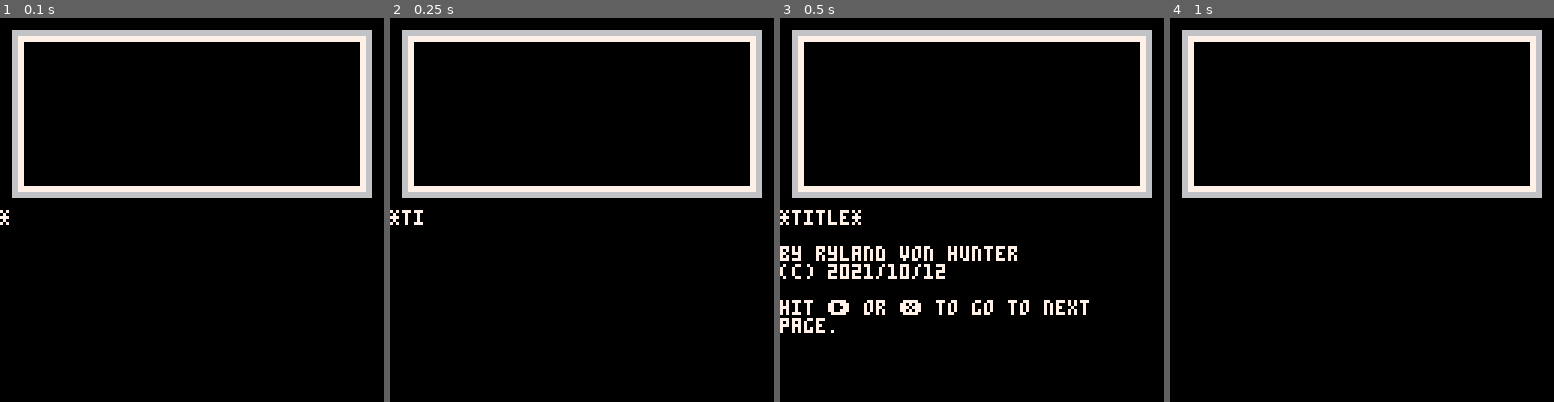
Above: before the commit, frames 1-4 (left to right).
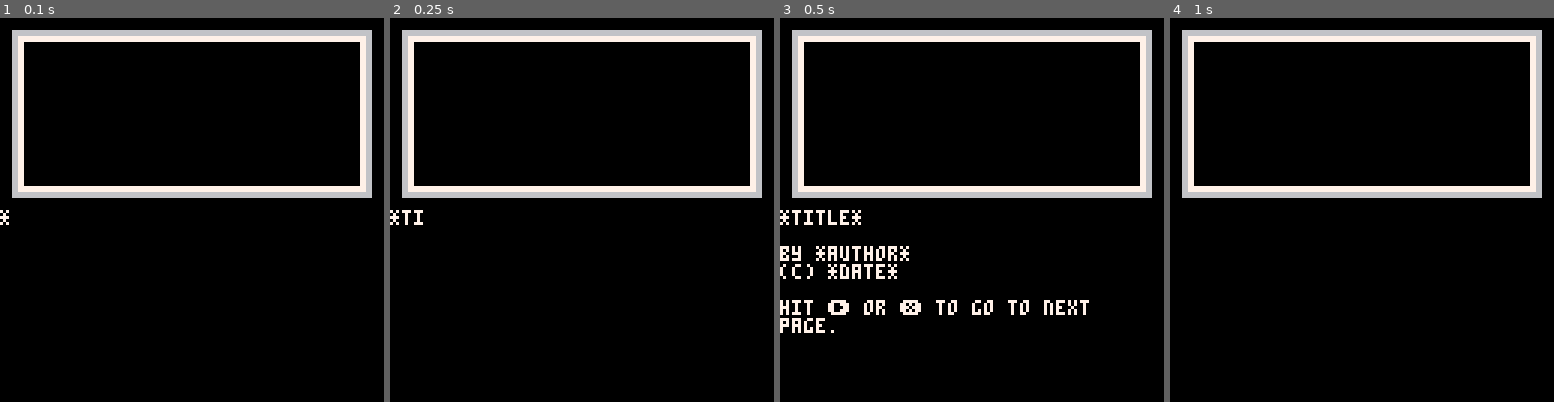
Above: after the commit, the same moments.

Repository: shanecelis/pico-carts
Game: PICO-8 cartridge book-template.p8
Same seed, same stepped clock (60 frames per second), same inputs: the game is played once before the commit and once after it.
Inputs:
- Up to frame 1 (0.1 s): no input
- Up to frame 2 (0.25 s): no input
- Up to frame 3 (0.5 s): tap X (X key) at 0.33 s
- Up to frame 4 (1 s): tap O (Z key) at 0.7 s

Frames 1-2 are identical in both runs. In frame 3, 1.2% of the frame differs, in the area x 9-62%, y 59-68%; in frame 4, nothing differs.

Commit message:
.

Diff:
--- a/book-template.p8
+++ b/book-template.p8
@@ -1,7 +1,7 @@
 pico-8 cartridge // http://www.pico-8.com
 version 33
 __lua__
--- winnie the pooh: sweet bouncin'
+-- book template
 -- by shane celis for my five-year-old daughter ryland von hunter
 
 pages = {
@@ -9,8 +9,8 @@
 [[
 *title*
 
-by ryland von hunter
-(c) 2021/10/12
+by *author*
+(c) *date*
 
 hit ➡️ or ❎ to go to next
 page.
Not shown, changed: 130 lines of the sprite sheet (__gfx__) section of book-template.p8
Not shown, changed: the thumbnail (__label__) section of book-template.p8
